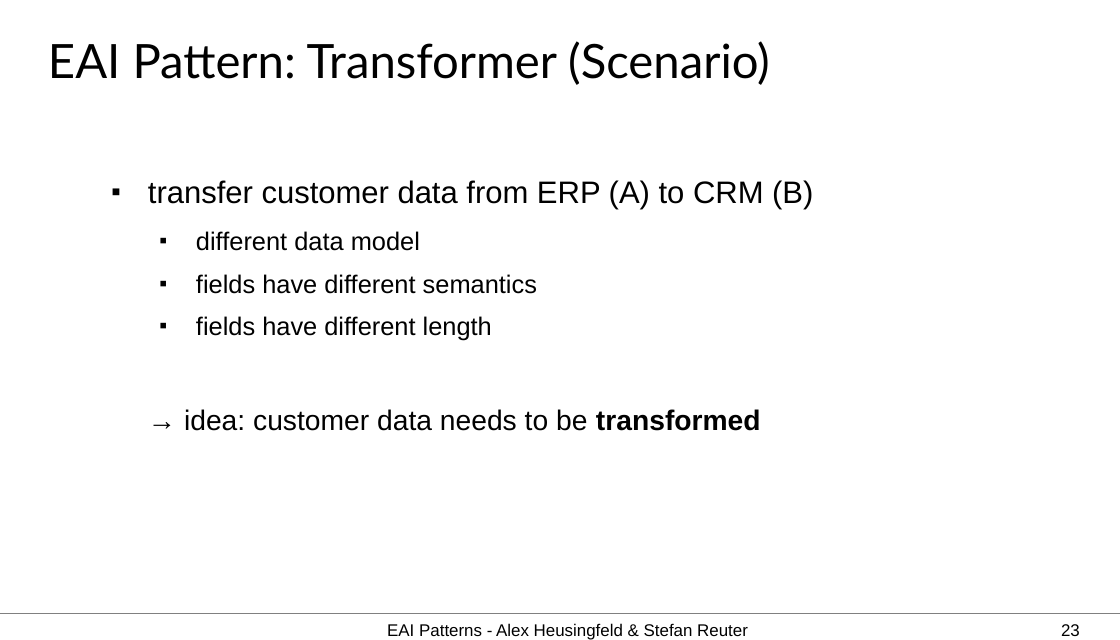
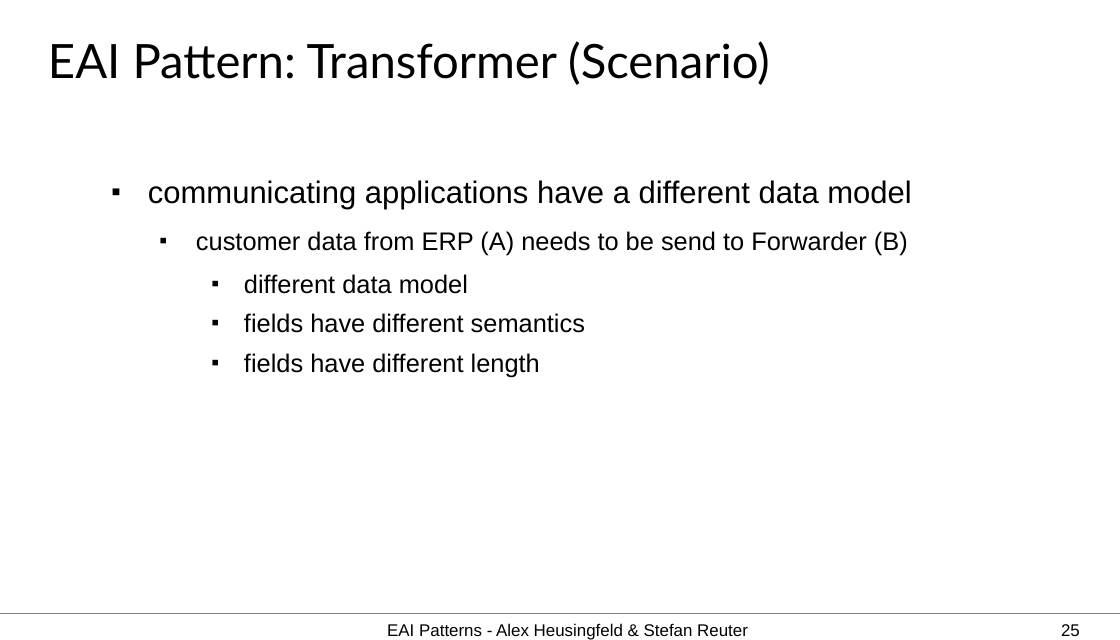
Before and after one commit to aheusingfeld/javaone2012, a slide deck: slide 25 of slides/eai-slides.odp (slide 23 before the commit). Drawn at 1120x640 pixels with LibreOffice and Linux fonts; fonts in the diff are those of the drawing. Boxes give left, top, right and bottom in pixels: in the first picture for what was removed or moved away, otherwise in the second. Text is boxed around its words. In the diff, an @@ line names an element or a change of style, - is before the commit and + after.

```diff
--- a/slides/eai-slides.odp
+++ b/slides/eai-slides.odp
@@ text at <box>148,180,911,256</box>: text changed; size 22 to 18 pt @@
-■ transfer customer data from ERP (A) to CRM (B)
+■ communicating applications have a different data model
+  ■ customer data from ERP (A) needs to be send to Forwarder (B)
@@ text at <box>244,274,585,378</box>: list level 2 to 3 in "different data model"; list level 2 to 3 in "fields have different semantics"; list level 2 to 3 in "fields have different length" @@
@@ text at <box>184,409,761,431</box>: paragraph removed @@
-→ idea: customer data needs to be transformed
@@ page number at <box>1061,624,1080,636</box>: text changed @@
-23
+25
```
Also in this commit, not shown: 21 other slides changed, 3 slides added, 1 slide removed, 1 other file.
